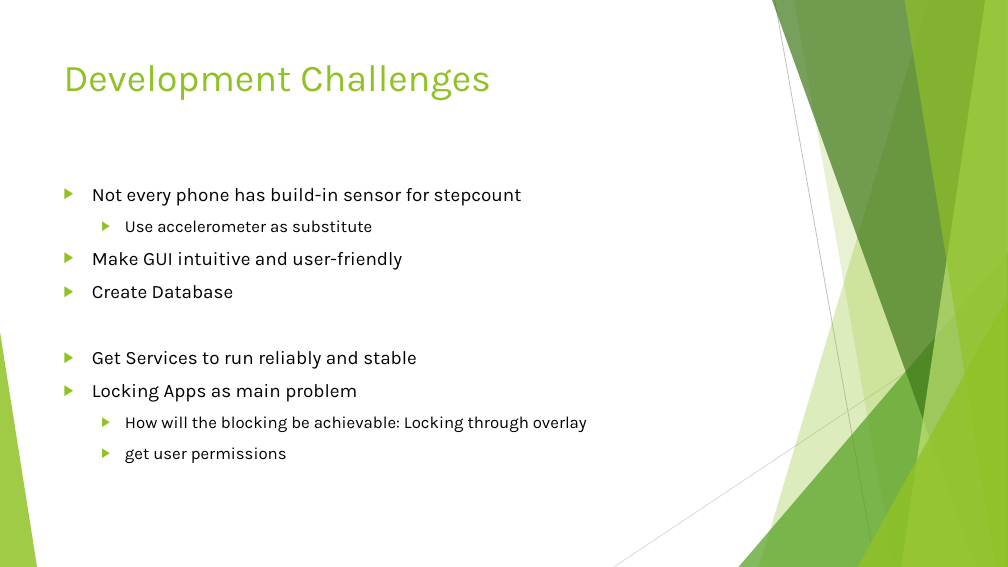
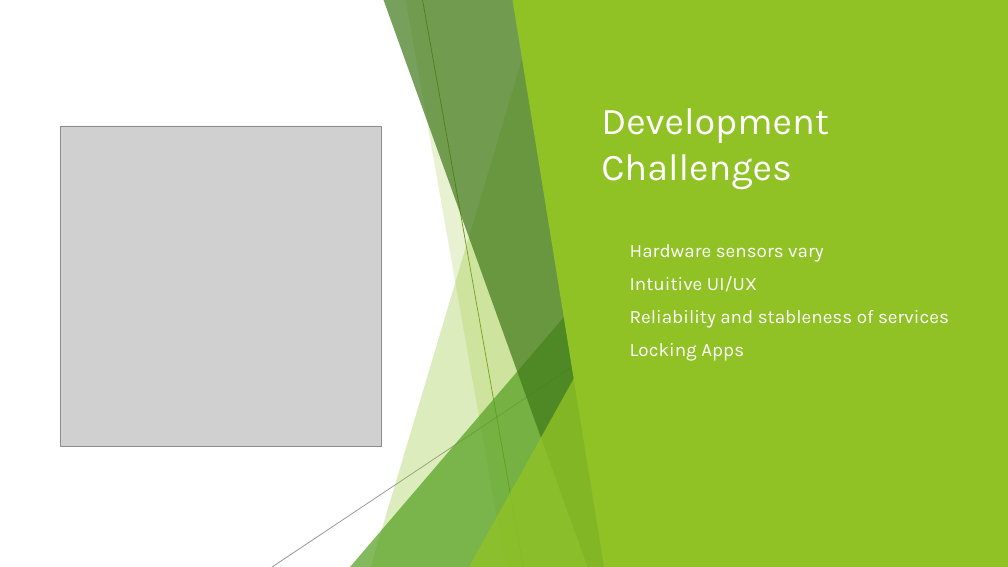
Before and after one commit to FHellmann/Uniatron, a slide deck: slide 5 of doc/Presentation/Uniatron-Presentation1207.pptx. Drawn at 1008x567 pixels with LibreOffice and Linux fonts; fonts in the diff are those of the drawing; grey boxes stand for pictures. Boxes give left, top, right and bottom in pixels: in the first picture for what was removed or moved away, otherwise in the second. Text is boxed around its words. In the diff, an @@ line names an element or a change of style, - is before the commit and + after.

Commit message:
Update final presentation

```diff
--- a/doc/Presentation/Uniatron-Presentation1207.pptx
+++ b/doc/Presentation/Uniatron-Presentation1207.pptx
@@ rectangle added at [0,0,1008,567], fill #FFFFFF @@
@@ freeform shape added at [371,0,619,567], fill #90C226 at 30% opacity @@
@@ freeform shape added at [383,0,619,567], fill #3F7819 at 70% opacity @@
@@ freeform shape added at [405,0,619,567], fill #90C226 at 20% opacity @@
@@ line added from (423, 0) to (523, 567), #6C921D 0.75 pt @@
@@ freeform shape added at [513,0,1008,567], fill #90C226 @@
@@ title "Development Challenges": place and size @@
-title "Development Challenges" at [64,65,491,101]
+title "Development Challenges" at [601,108,829,189]
@@ title "Development Challenges" at [601,108,829,189]: text colour #90C226 to #FFFFFF; vertical alignment top to middle @@
@@ picture added at [60,126,381,447] @@
@@ triangle added at [350,252,619,567], fill #54A021 at 72% opacity @@
@@ text at [630,244,949,361]: text changed; text colour #000000 to #FFFFFF @@
-▶ Not every phone has build-in sensor for stepcount
-  ▶ Use accelerometer as substitute
-▶ Make GUI intuitive and user-friendly
-▶ Create Database
-▶ Get Services to run reliably and stable
-▶ Locking Apps as main problem
-  ▶ How will the blocking be achievable: Locking through overlay
-  ▶ get user permissions
+▶ Hardware sensors vary
+▶ Intuitive UI/UX
+▶ Reliability and stableness of services
+▶ Locking Apps
@@ triangle added at [469,297,619,567], fill #90C226 at 80% opacity @@
@@ line added from (666, 305) to (272, 567), #808080 0.75 pt @@
```
Also in this commit, not shown: 4 other slides changed.
